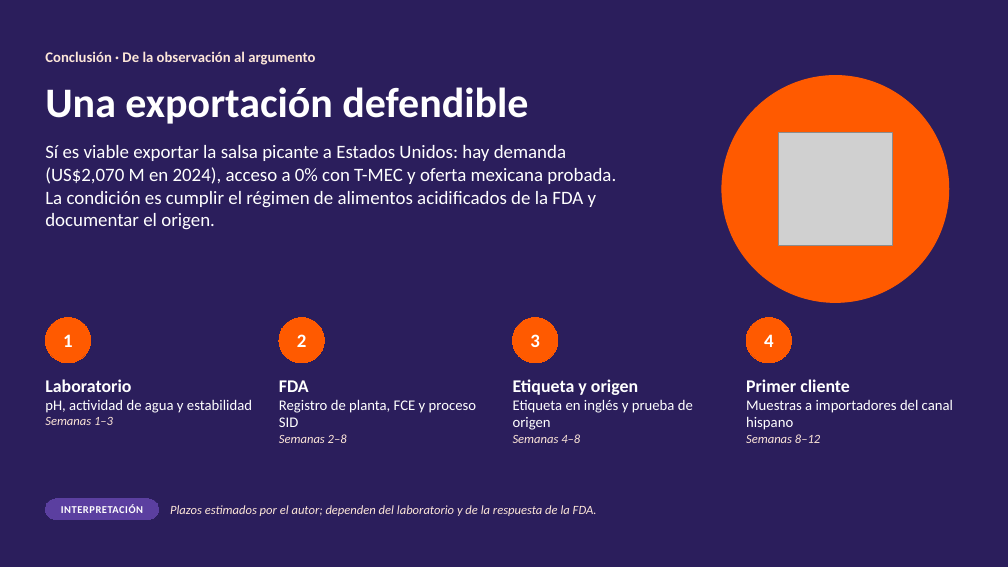
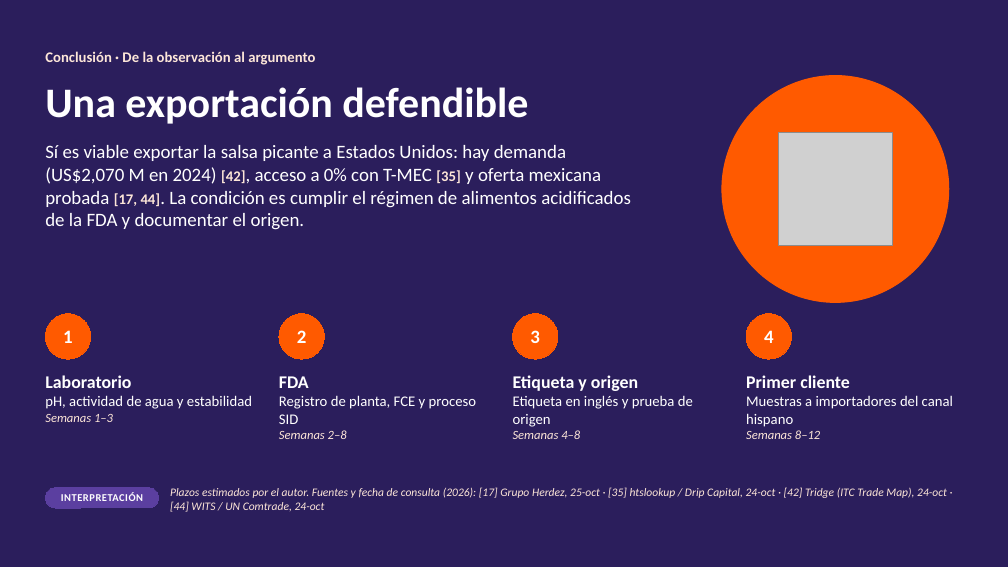
Before and after one commit to psiantonioochoa-design/Arquitectura, a slide deck: slide 18 of comercio-exterior/Ficha técnica · Salsa picante · Viabilidad arancelaria y de mercado.pptx (slide 15 before the commit). Drawn at 1008x567 pixels with LibreOffice and Linux fonts; fonts in the diff are those of the drawing; grey boxes stand for pictures. Boxes give left, top, right and bottom in pixels: in the first picture for what was removed or moved away, otherwise in the second. Text is boxed around its words. In the diff, an @@ line names an element or a change of style, - is before the commit and + after.

```diff
--- a/comercio-exterior/Ficha técnica · Salsa picante · Viabilidad arancelaria y de mercado.pptx
+++ b/comercio-exterior/Ficha técnica · Salsa picante · Viabilidad arancelaria y de mercado.pptx
@@ text at <box>45,145,631,230</box>: text changed @@
-Sí es viable exportar la salsa picante a Estados Unidos: hay demanda (US$2,070 M en 2024), acceso a 0% con T-MEC y oferta mexicana probada. La condición es cumplir el régimen de alimentos acidificados de la FDA y documentar el origen.
+Sí es viable exportar la salsa picante a Estados Unidos: hay demanda (US$2,070 M en 2024) [42], acceso a 0% con T-MEC [35] y oferta mexicana probada [17, 44]. La condición es cumplir el régimen de alimentos acidificados de la FDA y documentar el origen.
@@ 4 ellipses: place and size @@
-4 ellipses at <box>45,318,792,363</box>
+4 ellipses at <box>45,314,792,359</box>
@@ text "Laboratorio": place and size @@
-text "Laboratorio" at <box>45,379,252,425</box>
+text "Laboratorio" at <box>45,375,252,422</box>
@@ text "FDA": place and size @@
-text "FDA" at <box>279,380,476,427</box>
+text "FDA" at <box>279,376,476,424</box>
@@ text "Etiqueta y origen": place and size @@
-text "Etiqueta y origen" at <box>513,379,693,430</box>
+text "Etiqueta y origen" at <box>513,375,693,427</box>
@@ text "Primer cliente": place and size @@
-text "Primer cliente" at <box>746,379,953,430</box>
+text "Primer cliente" at <box>746,375,953,427</box>
@@ rounded rectangle "INTERPRETACIÓN": place and size @@
-rounded rectangle "INTERPRETACIÓN" at <box>45,499,159,520</box>
+rounded rectangle "INTERPRETACIÓN" at <box>45,488,159,508</box>
@@ text at <box>170,487,947,512</box>: text changed; size 12 to 11 pt @@
-Plazos estimados por el autor; dependen del laboratorio y de la respuesta de la FDA.
+Plazos estimados por el autor. Fuentes y fecha de consulta (2026): [17] Grupo Herdez, 25-oct · [35] htslookup / Drip Capital, 24-oct · [42] Tridge (ITC Trade Map), 24-oct · [44] WITS / UN Comtrade, 24-oct
```
Also in this commit, not shown: 12 other slides changed, 11 slides added, 3 slides removed, 1 other file.
